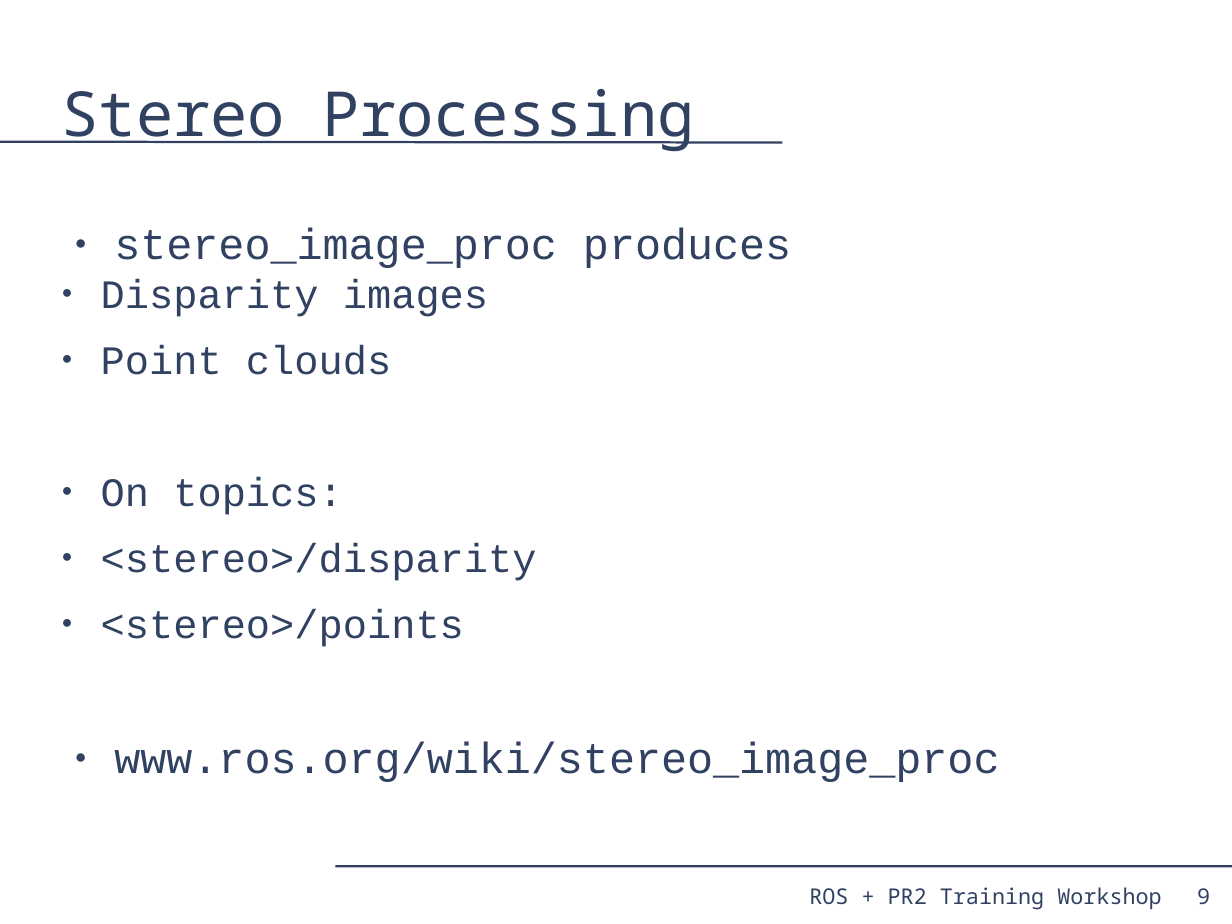
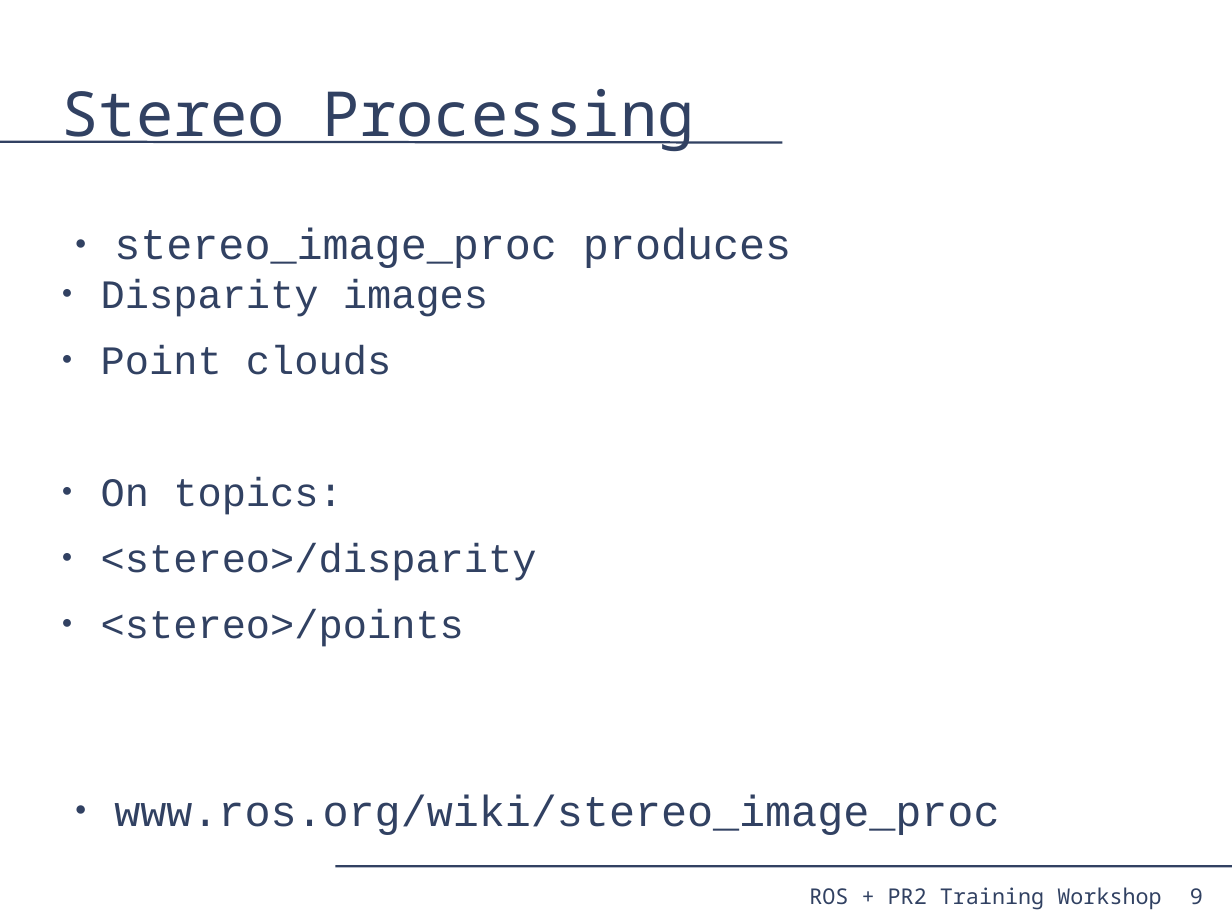
Before and after one commit to PR2/pr2_docs, a slide deck: slide 9 of pr2_training_workshop/processing_camera_data/slides.odp. Drawn at 1232x924 pixels with LibreOffice and Linux fonts; fonts in the diff are those of the drawing. Boxes give left, top, right and bottom in pixels: in the first picture for what was removed or moved away, otherwise in the second. Text is boxed around its words. In the diff, an @@ line names an element or a change of style, - is before the commit and + after.

Commit message:
processing_camera_data: Formatting tweaks. Put remaining reference links at bottom of slides. Switched to new forearm topic names in examples.

```diff
--- a/pr2_training_workshop/processing_camera_data/slides.odp
+++ b/pr2_training_workshop/processing_camera_data/slides.odp
@@ text "stereo_image_proc produces" rewrapped from bbox=[101, 228, 999, 782] to bbox=[101, 228, 999, 835] @@
@@ page number: place and size @@
-page number at bbox=[1197, 888, 1210, 905]
+page number at bbox=[1190, 888, 1203, 905]
```
Also in this commit, not shown: 21 other slides changed.
